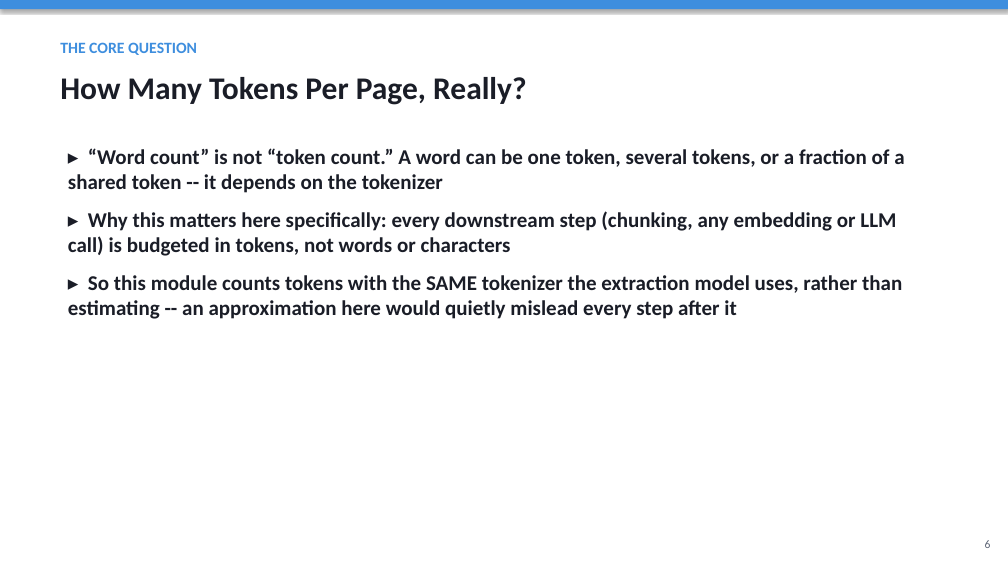
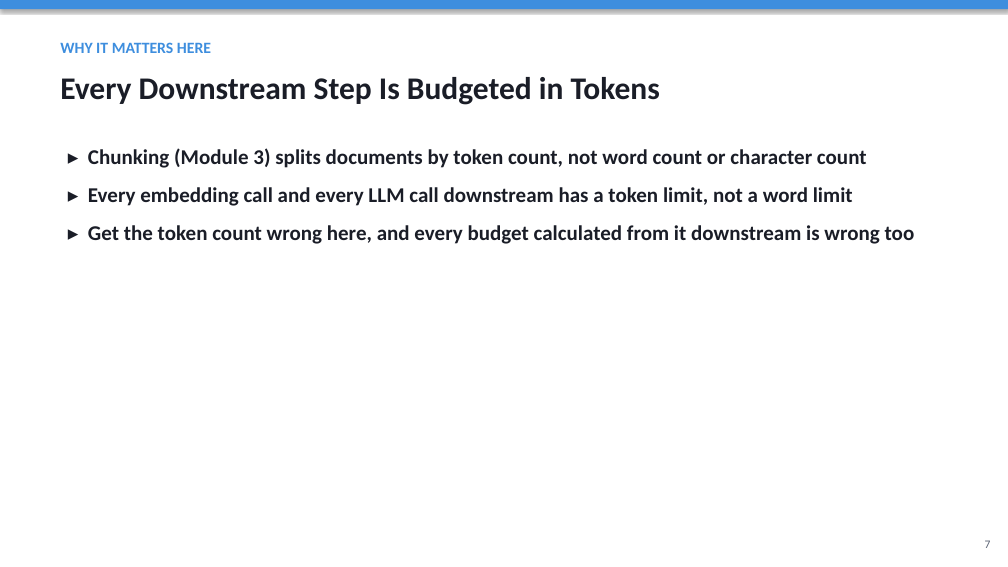
Before and after one commit to HITTESH2003/TRAINING, a slide deck: slide 7 of 2. ANALYSIS/Analysis_Module_Overview.pptx (slide 6 before the commit). Drawn at 1008x567 pixels with LibreOffice and Linux fonts; fonts in the diff are those of the drawing. Boxes give left, top, right and bottom in pixels: in the first picture for what was removed or moved away, otherwise in the second. Text is boxed around its words. In the diff, an @@ line names an element or a change of style, - is before the commit and + after.

```diff
--- a/2. ANALYSIS/Analysis_Module_Overview.pptx
+++ b/2. ANALYSIS/Analysis_Module_Overview.pptx
@@ text at (x1=60, y1=42, x2=211, y2=53): text changed @@
-THE CORE QUESTION
+WHY IT MATTERS HERE
@@ text at (x1=60, y1=77, x2=660, y2=105): text changed @@
-How Many Tokens Per Page, Really?
+Every Downstream Step Is Budgeted in Tokens
@@ text at (x1=88, y1=148, x2=915, y2=244): text changed @@
-▸ “Word count” is not “token count.” A word can be one token, several tokens, or a fraction of a shared token -- it depends on the tokenizer
-▸ Why this matters here specifically: every downstream step (chunking, any embedding or LLM call) is budgeted in tokens, not words or characters
-▸ So this module counts tokens with the SAME tokenizer the extraction model uses, rather than estimating -- an approximation here would quietly mislead every step after it
+▸ Chunking (Module 3) splits documents by token count, not word count or character count
+▸ Every embedding call and every LLM call downstream has a token limit, not a word limit
+▸ Get the token count wrong here, and every budget calculated from it downstream is wrong too
@@ text at (x1=985, y1=540, x2=991, y2=548): text changed @@
-6
+7
```
Also in this commit, not shown: 9 other slides changed, 5 slides added, 1 other file.
